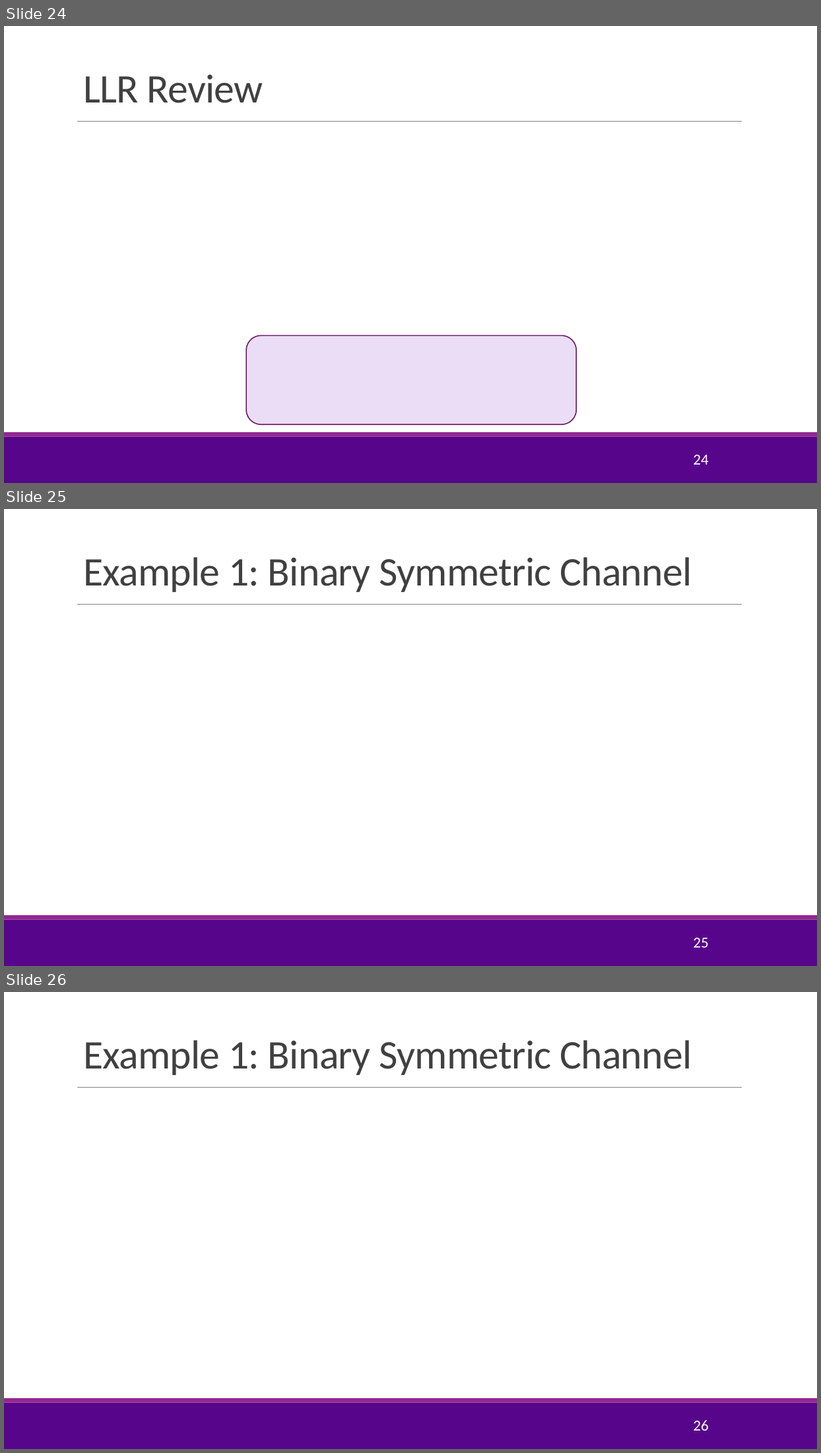
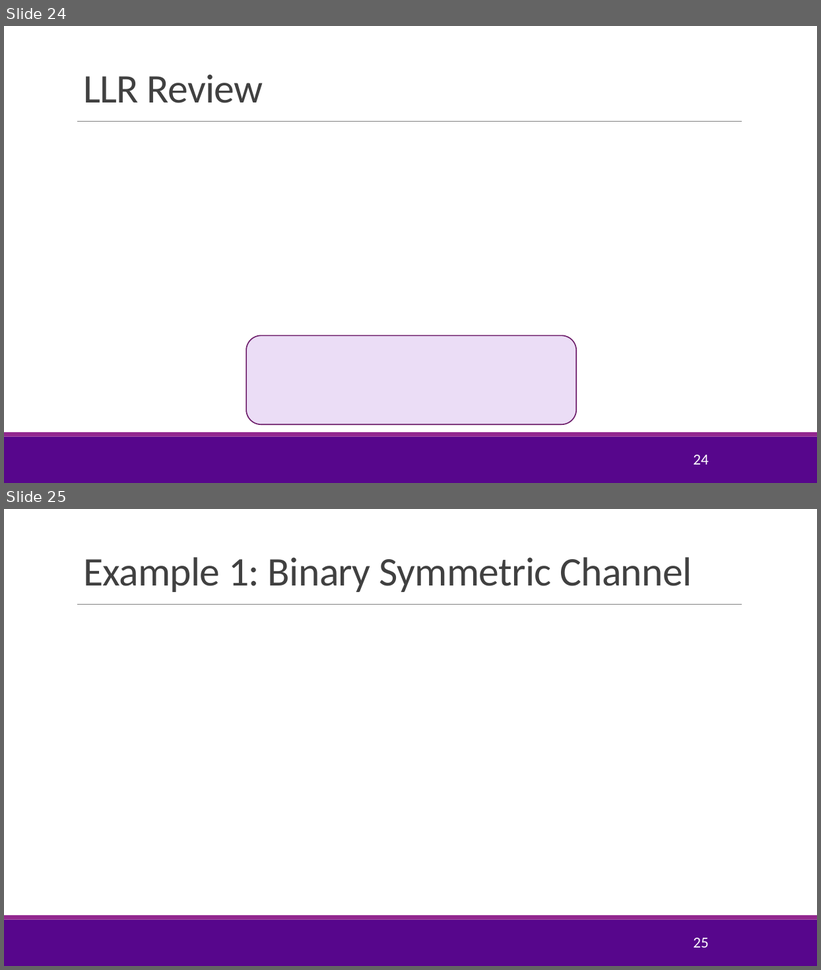
Before and after one commit to sdrangan/digitalcomm, a slide deck: Lectures/Unit10_ConvCodes.pptx. Shown one above the other, each under a label of ours: slides 24, 25 and 26 before the commit, slides 24 and 25 after it. The pictures are 821x1453 and 821x970 pixels, drawn with LibreOffice and Linux fonts; fonts in the diff are those of the drawing; grey boxes stand for pictures; background and template pictures are left out. Boxes give left, top, right and bottom in pixels: in the first picture for what was removed or moved away, otherwise in the second. Text is boxed around its words. In the diff, an @@ line names an element or a change of style, - is before the commit and + after.

```diff
--- a/Lectures/Unit10_ConvCodes.pptx
+++ b/Lectures/Unit10_ConvCodes.pptx
@@ slide 25 removed at (4,509,817,966), background #FFFFFF; not listed: 3 template elements that a slide beside it also shows @@
@@ title removed at (83,557,692,592) @@
-Example 1: Binary Symmetric Channel
@@ page number removed at (693,938,708,948) @@
-25
@@ what was slide 26 is now slide 25 @@
@@ page number at (693,938,708,948): text changed @@
-26
+25
```
Also in this commit, not shown: 7 other files.
